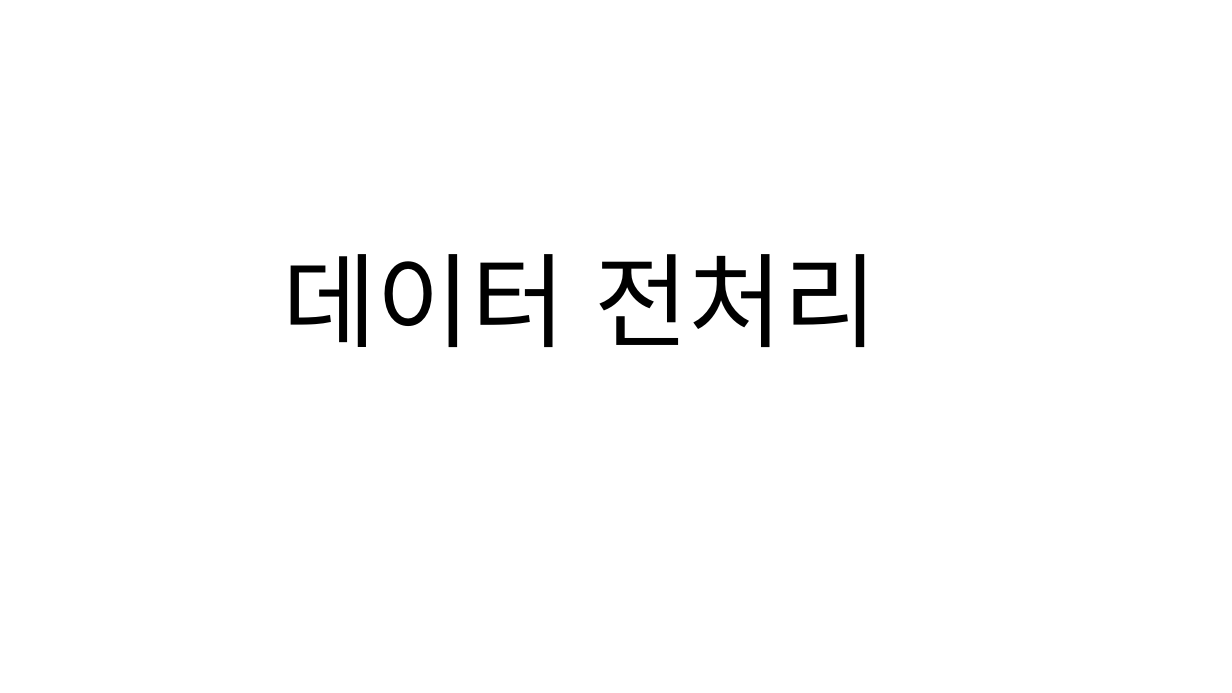
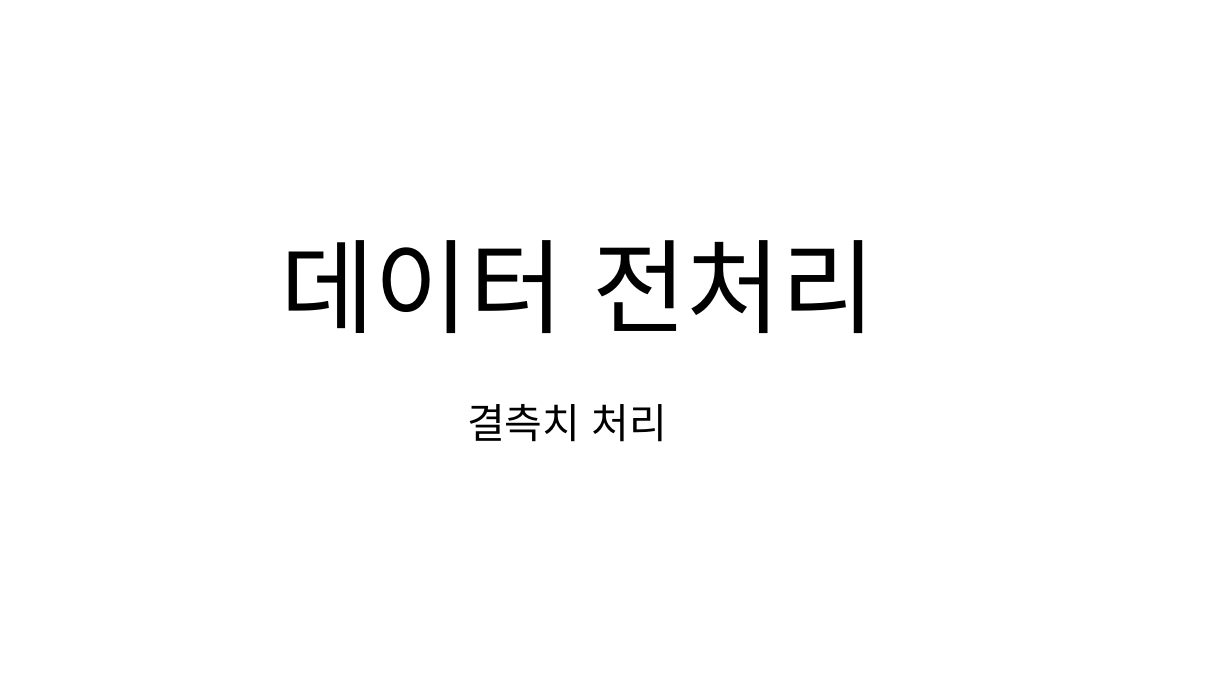
Before and after one commit to dev-hw/SeSAC-live_map, a slide deck: slide 11 of 230810.pptx. Drawn at 1232x693 pixels with LibreOffice and Linux fonts; fonts in the diff are those of the drawing. Boxes give left, top, right and bottom in pixels: in the first picture for what was removed or moved away, otherwise in the second. Text is boxed around its words. In the diff, an @@ line names an element or a change of style, - is before the commit and + after.

```diff
--- a/230810.pptx
+++ b/230810.pptx
@@ text "데이터 전처리": place and size @@
-text "데이터 전처리" at box(282, 254, 877, 347)
+text "데이터 전처리" at box(280, 240, 875, 333)
@@ text "데이터 전처리" at box(280, 240, 875, 333): alignment left to centre @@
@@ text added at box(467, 404, 668, 442), 32 pt, text #000000 @@
+결측치 처리
```
Also in this commit, not shown: 4 slides added.
